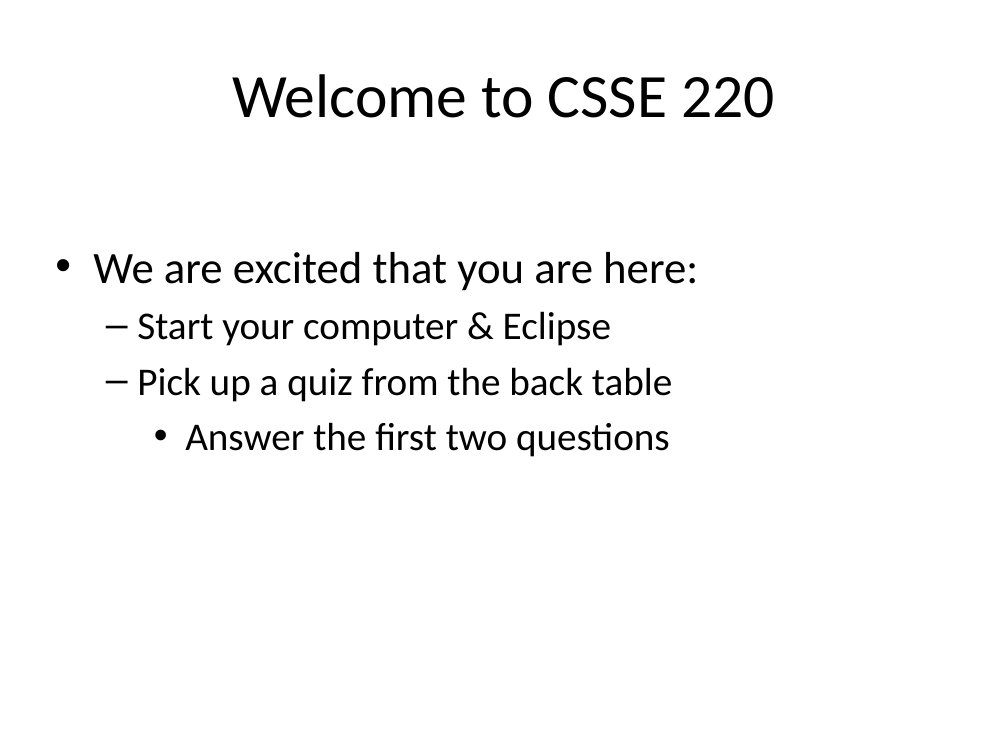
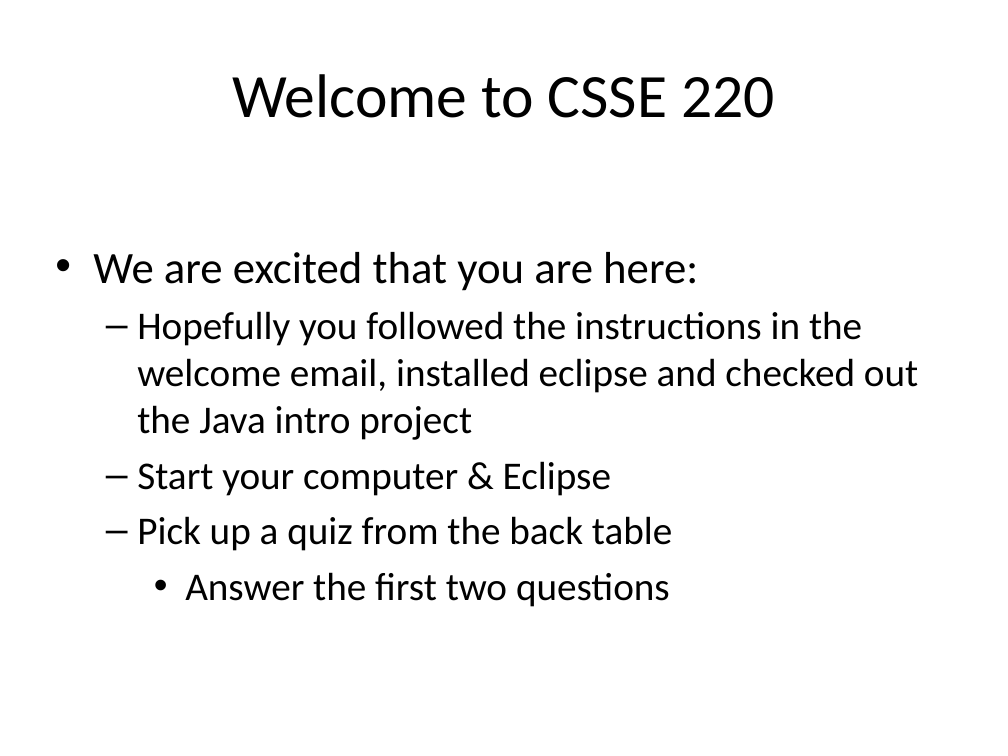
Before and after one commit to RHIT-CSSE/csse220, a slide deck: slide 1 of ClassMaterials/JavaIntro/Slides/JavaIntro.pptx. Drawn at 1008x756 pixels with LibreOffice and Linux fonts; fonts in the diff are those of the drawing. Boxes give left, top, right and bottom in pixels: in the first picture for what was removed or moved away, otherwise in the second. Text is boxed around its words. In the diff, an @@ line names an element or a change of style, - is before the commit and + after.

```diff
--- a/ClassMaterials/JavaIntro/Slides/JavaIntro.pptx
+++ b/ClassMaterials/JavaIntro/Slides/JavaIntro.pptx
@@ text at [137, 311, 918, 440]: paragraph added @@
+  – Hopefully you followed the instructions in the welcome email, installed eclipse and checked out the Java intro project
```
Also in this commit, not shown: 5 other slides changed, 1 slide added, 10 slides removed.
